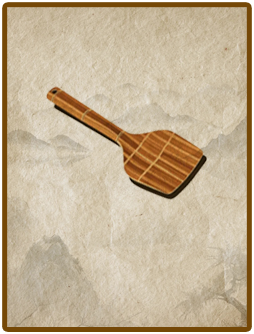
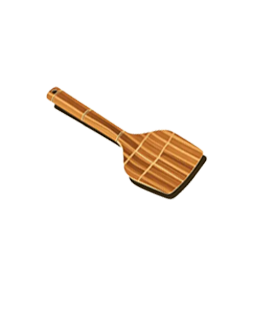
Layered file, before and after one edit (w=254, h=334). Changes by layer:
hid "图层 2" over [7,7,247,327]
